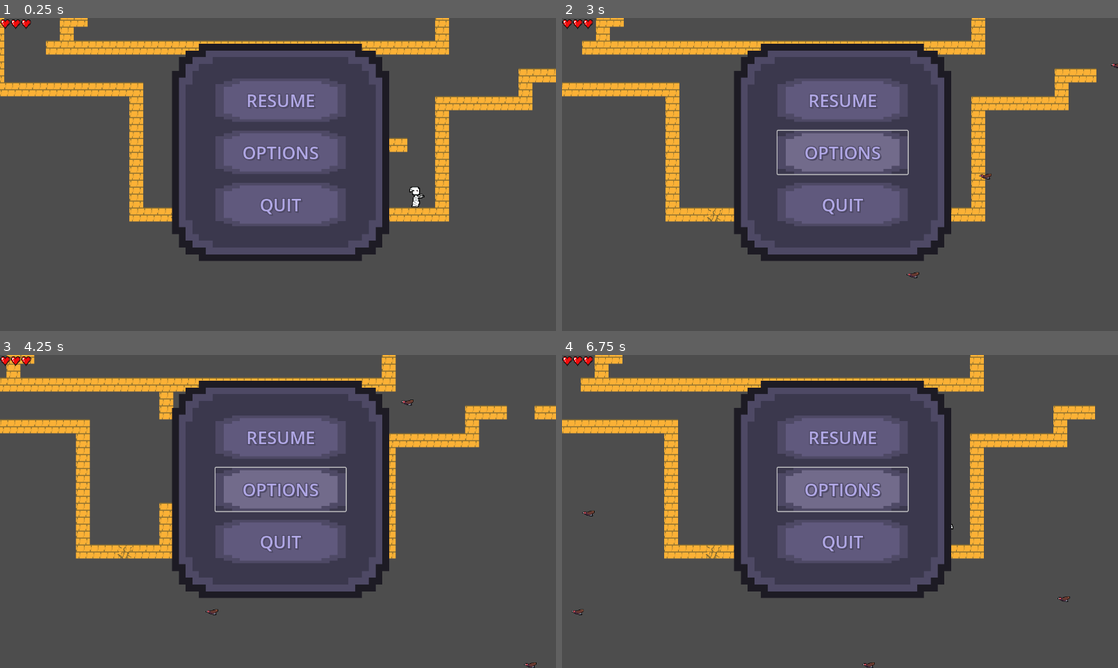
Above: before the commit, frames 1-4 (two rows, left to right).
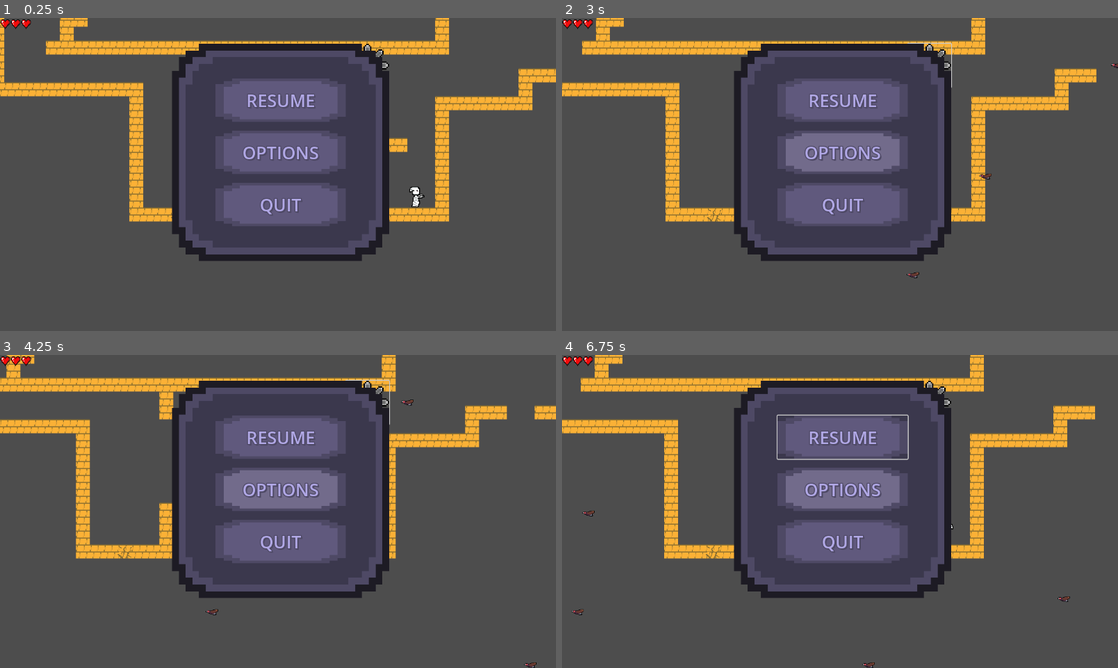
Above: after the commit, the same moments.

Repository: Suukhii/Delivery-through-time
Game: Godot game, scene res://scenes/game.tscn
Same seed, same stepped clock (60 frames per second), same inputs: the game is played once before the commit and once after it.
Inputs (mouse positions are in pixels of both pictures, inside the frame that each line leads up to):
- Up to frame 1 (0.25 s): no input
- Up to frame 2 (3 s): click (928, 64) at 0.52 s; click "RESUME" at 1.25 s; click "OPTIONS" at 2 s; hold Right (move_right) from 2.78 s (still down); hold K (shoot_player_projectile) from 2.78 s (still down)
- Up to frame 3 (4.25 s): keep holding Right (move_right); release K (shoot_player_projectile) at 3.53 s; tap K (shoot_player_projectile) at 3.6 s
- Up to frame 4 (6.75 s): release Right (move_right) at 4.28 s; hold Left (move_left) 4.28-5.03 s; hold K (shoot_player_projectile) 4.28-5.03 s; hold Right (move_right) 5.03-6.53 s; tap K (shoot_player_projectile) at 5.1, 6.6 s; hold K (shoot_player_projectile) 5.78-6.53 s; hold Left (move_left) from 6.53 s (still down)

The runs differ from the first frame. In frame 1, less than 0.1% of the frame differs, in the area x 65-70%, y 8-17%; in frame 2, 0.4%; in frame 3, 0.4%; in frame 4, 0.6%, in the area x 38-70%, y 8-51%.

Commit message:
settings

Diff:
--- a/scenes/h_slider.tscn
+++ b/scenes/h_slider.tscn
@@ -1,6 +1,6 @@
 [gd_scene load_steps=2 format=3 uid="uid://dyk4bjthhaif8"]
 
-[ext_resource type="Script" uid="uid://ga6knhpg6hbs" path="res://scenes/h_slider.gd" id="1_8jbbo"]
+[ext_resource type="Script" uid="uid://ga6knhpg6hbs" path="res://scripts/h_slider.gd" id="1_8jbbo"]
 
 [node name="HSlider" type="HSlider"]
 anchors_preset = 15
--- a/scenes/in_game_ui.tscn
+++ b/scenes/in_game_ui.tscn
@@ -1,9 +1,13 @@
-[gd_scene load_steps=8 format=3 uid="uid://4y3pqabsua18"]
+[gd_scene load_steps=10 format=3 uid="uid://4y3pqabsua18"]
 
 [ext_resource type="Texture2D" uid="uid://c8sxo1lcutbjj" path="res://assets/sprites/Options/options.png" id="1_kplmn"]
+[ext_resource type="Texture2D" uid="uid://dfp5fbqgg71fv" path="res://assets/sprites/Options/Settings.png" id="1_ria60"]
 [ext_resource type="Texture2D" uid="uid://b1ulyeigiowlj" path="res://assets/sprites/Options/button_press.png" id="2_a45jx"]
 [ext_resource type="Texture2D" uid="uid://cis065p15gijs" path="res://assets/sprites/Options/button_hover.png" id="2_fqvwy"]
 [ext_resource type="Texture2D" uid="uid://duggsrfemdhk1" path="res://assets/sprites/Options/button.png" id="3_fqvwy"]
+
+[sub_resource type="StyleBoxTexture" id="StyleBoxTexture_04xgm"]
+texture = ExtResource("1_ria60")
 
 [sub_resource type="StyleBoxTexture" id="StyleBoxTexture_ria60"]
 texture = ExtResource("2_fqvwy")
@@ -29,6 +33,16 @@
 anchor_bottom = 1.0
 grow_horizontal = 2
 grow_vertical = 2
+
+[node name="Settings" type="MarginContainer" parent="popupMenu"]
+custom_minimum_size = Vector2(100, 100)
+layout_mode = 2
+size_flags_horizontal = 8
+size_flags_vertical = 0
+
+[node name="Settings" type="Button" parent="popupMenu/Settings"]
+layout_mode = 2
+theme_override_styles/normal = SubResource("StyleBoxTexture_04xgm")
 
 [node name="MarginContainer" type="MarginContainer" parent="popupMenu"]
 layout_mode = 2
--- /dev/null
+++ b/scripts/popup_menu.gd
@@ -0,0 +1,11 @@
+extends MarginContainer
+
+
+# Called when the node enters the scene tree for the first time.
+func _ready() -> void:
+	pass # Replace with function body.
+
+
+# Called every frame. 'delta' is the elapsed time since the previous frame.
+func _process(delta: float) -> void:
+	pass
Binary file added: assets/sprites/Options/Settings.png
Not shown, added: assets/sprites/Options/Settings.png.import
Renamed: scenes/h_slider.gd -> scripts/h_slider.gd
Renamed: scenes/h_slider.gd.uid -> scripts/h_slider.gd.uid
Not shown, added: scripts/popup_menu.gd.uid
